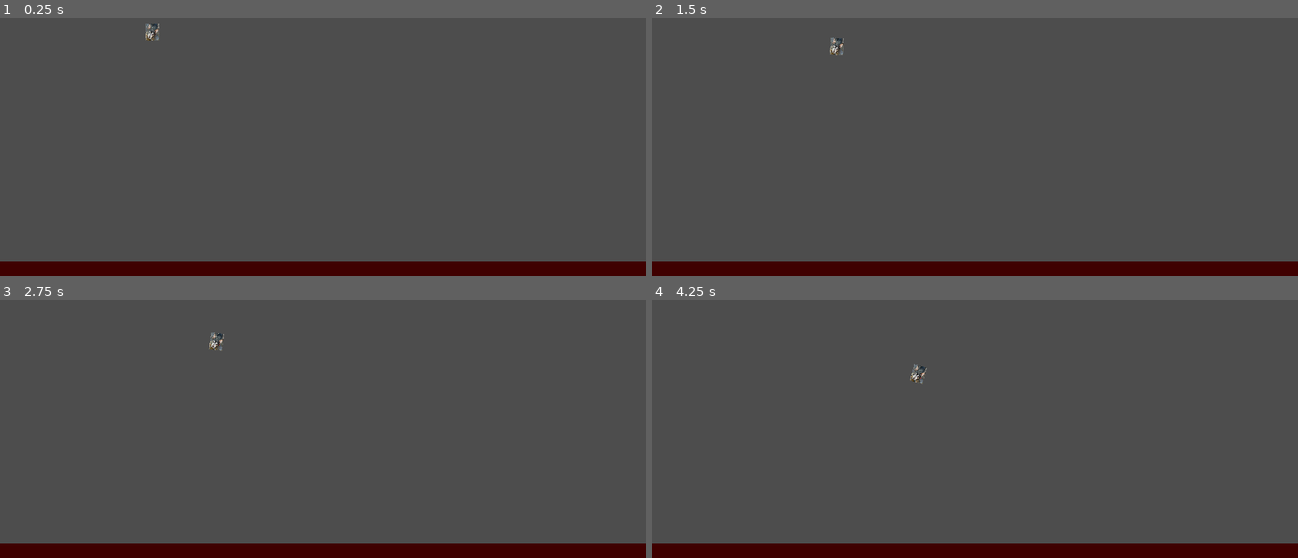
Above: before the commit, frames 1-4 (two rows, left to right).
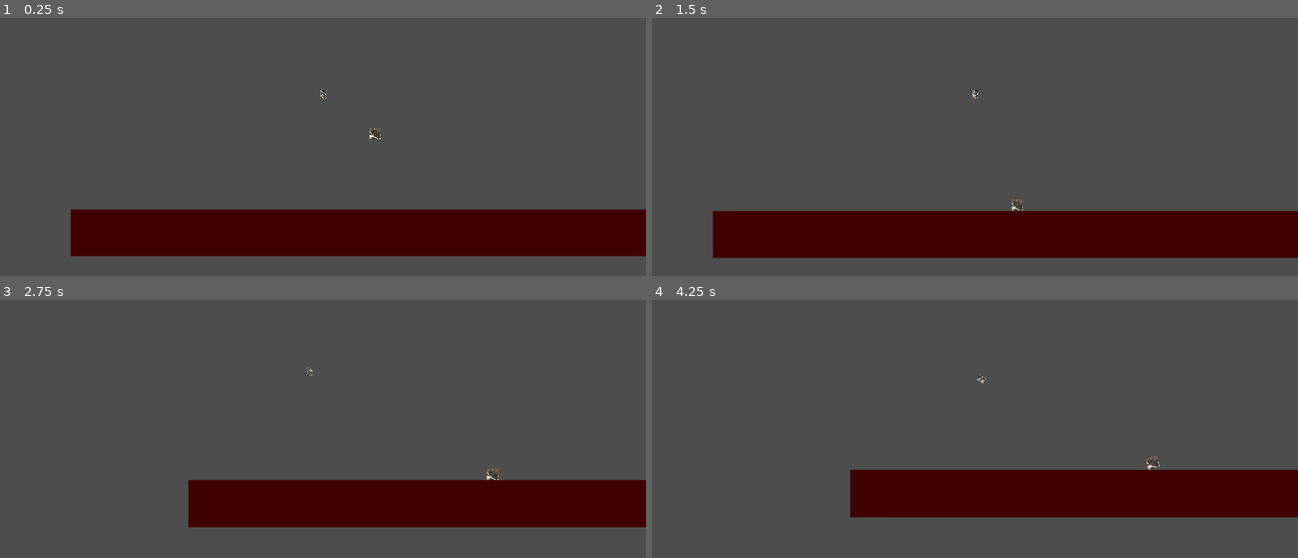
Above: after the commit, the same moments.

Repository: travisbstop/HammerGamePrototype
Game: Godot game, scene res://game.tscn
The game is run twice, just before and just after one commit, with the same random seed, the same clock (stepped at 60 frames per second) and the same inputs.
Inputs (mouse positions are in pixels of both pictures, inside the frame that each line leads up to):
- Up to frame 1 (0.25 s): no input
- Up to frame 2 (1.5 s): move the mouse to (1117, 77) at 0.52 s; press the mouse at (1117, 77) at 0.53 s; right-click (1117, 77) at 0.8 s; move the mouse to (845, 113) at 1.27 s; release the mouse at (845, 113) at 1.28 s; right-click (845, 113) at 1.35 s
- Up to frame 3 (2.75 s): click (193, 395) at 1.55 s; move the mouse to (outside the picture) at 2.02 s; press the mouse at (outside the picture) at 2.03 s; right-click (outside the picture) at 2.3 s
- Up to frame 4 (4.25 s): move the mouse to (942, 449) at 2.77 s; release the mouse at (942, 449) at 2.78 s; right-click (942, 449) at 2.85 s; click (942, 449) at 3.05 s; move the mouse to (1168, 431) at 3.52 s; press the mouse at (1168, 431) at 3.53 s; right-click (1168, 431) at 3.8 s

The runs differ from the first frame. In frame 1, 22% of the frame differs, in the area x 0-100%, y 2-100%; in frame 2, 23%, in the area x 0-100%, y 7-100%; in frame 3, 19%; in frame 4, 19%.

Commit message:
Add camera to player. Use dependency injection to get Node2D get_global_mouse_position function within state management logic so we can get mouse position relative to camera

Diff:
--- a/game.tscn
+++ b/game.tscn
@@ -1,8 +1,9 @@
-[gd_scene load_steps=9 format=3 uid="uid://5rpomhcwusmx"]
+[gd_scene load_steps=10 format=3 uid="uid://5rpomhcwusmx"]
 
-[ext_resource type="Script" path="res://game.gd" id="1_jitfg"]
+[ext_resource type="Script" uid="uid://d1y12i00ww5d6" path="res://game.gd" id="1_jitfg"]
 [ext_resource type="PackedScene" uid="uid://bbuc6y50sc3g4" path="res://ground.tscn" id="3_ugxh8"]
 [ext_resource type="PackedScene" uid="uid://dc2gvp4qew83j" path="res://player/player.tscn" id="4_yy66r"]
+[ext_resource type="PackedScene" uid="uid://bciwoladkajew" path="res://simple_enemy/simple_enemy.tscn" id="5_0oxfx"]
 [ext_resource type="PackedScene" uid="uid://ddfi4k5ltfjpy" path="res://hammer/hammer.tscn" id="5_0vqd2"]
 
 [sub_resource type="CircleShape2D" id="CircleShape2D_g3k4y"]
@@ -62,3 +63,6 @@
 
 [node name="CollisionShape2D" type="CollisionShape2D" parent="RightWorldBoundary"]
 shape = SubResource("WorldBoundaryShape2D_u38kk")
+
+[node name="SimpleEnemy" parent="." instance=ExtResource("5_0oxfx")]
+position = Vector2(723, 528)
--- a/hammer/hammer.gd
+++ b/hammer/hammer.gd
@@ -1,5 +1,5 @@
 class_name TelekeneticObject
-extends Node
+extends Node2D
 
 @onready
 var state_machine = $TelekeneticObjectStateMachine
@@ -11,7 +11,7 @@
 var cursor_pinjoint_2d: PinJoint2D
 
 func _ready() -> void:
-	state_machine.init(self, cursor_animatable_body_2d, cursor_pinjoint_2d)
+	state_machine.init(self, cursor_animatable_body_2d, cursor_pinjoint_2d, get_global_mouse_position)
 
 func _unhandled_input(event: InputEvent) -> void:
 	state_machine.process_input(event)
--- a/hammer/hammer_states/grabbing.gd
+++ b/hammer/hammer_states/grabbing.gd
@@ -7,7 +7,7 @@
 
 func enter() -> void:
 	parent.constant_force = Vector2.ZERO
-	mouse_position = get_viewport().get_mouse_position()
+	mouse_position = get_global_mouse_position.call()
 	cursor_animatable_body_2d.position = mouse_position
 
 func exit() -> void:
@@ -17,7 +17,7 @@
 Connect the telekenetic object to the pinjoint that is always positioned at the players cursor so that it is being "grabbed"
 '''
 func process_physics(delta) -> TelekeneticObjectState:
-	mouse_position = get_viewport().get_mouse_position()
+	mouse_position = get_global_mouse_position.call()
 	cursor_pinjoint_2d.node_b = parent.get_path()
 	if Input.is_action_pressed('click'):
 		cursor_animatable_body_2d.position = mouse_position
--- a/hammer/hammer_states/pulling.gd
+++ b/hammer/hammer_states/pulling.gd
@@ -14,7 +14,7 @@
 '''
 func process_physics(delta):
 	if Input.is_action_pressed('click'):
-		mouse_position = get_viewport().get_mouse_position()
+		mouse_position = get_global_mouse_position.call()
 		var direction = parent.position.direction_to(mouse_position)
 		var distance = parent.position.distance_to(mouse_position)
 		parent.constant_force = direction * 1000000 * delta
--- a/player/player.gd
+++ b/player/player.gd
@@ -5,7 +5,7 @@
 var state_machine = $TelekeneticCharacterStateMachine
 
 func _ready() -> void:
-	state_machine.init(self)
+	state_machine.init(self, get_global_mouse_position)
 
 func _unhandled_input(event: InputEvent) -> void:
 	state_machine.process_input(event)
--- a/player/player.tscn
+++ b/player/player.tscn
@@ -34,3 +34,8 @@
 [node name="Pulling" type="Node" parent="TelekeneticCharacterStateMachine" node_paths=PackedStringArray("idle_state")]
 script = ExtResource("5_tghsy")
 idle_state = NodePath("../Idle")
+
+[node name="Camera2D" type="Camera2D" parent="."]
+zoom = Vector2(0.5, 0.5)
+position_smoothing_enabled = true
+position_smoothing_speed = 2.5
--- a/player/player_states/pulling.gd
+++ b/player/player_states/pulling.gd
@@ -7,7 +7,7 @@
 
 func process_physics(delta):
 	if Input.is_action_pressed('right_click'):
-		mouse_position = get_viewport().get_mouse_position()
+		mouse_position = get_global_mouse_position.call()
 		var direction = parent.position.direction_to(mouse_position)
 		var distance = parent.position.distance_to(mouse_position)
 		parent.constant_force = direction * 1000000/2 * delta
--- a/project.godot
+++ b/project.godot
@@ -12,7 +12,7 @@
 
 config/name="Hammer Game Prototype"
 run/main_scene="res://game.tscn"
-config/features=PackedStringArray("4.3", "Forward Plus")
+config/features=PackedStringArray("4.5", "Forward Plus")
 config/icon="res://icon.svg"
 
 [display]
--- /dev/null
+++ b/simple_enemy/simple_enemy.gd
@@ -0,0 +1,11 @@
+extends Node
+
+
+# Called when the node enters the scene tree for the first time.
+func _ready() -> void:
+	pass # Replace with function body.
+
+
+# Called every frame. 'delta' is the elapsed time since the previous frame.
+func _process(delta: float) -> void:
+	pass
--- /dev/null
+++ b/simple_enemy/simple_enemy.tscn
@@ -0,0 +1,18 @@
+[gd_scene load_steps=3 format=3 uid="uid://bciwoladkajew"]
+
+[ext_resource type="Texture2D" uid="uid://btcohqey5ysk8" path="res://assets/Alan.png" id="1_x1x6l"]
+
+[sub_resource type="RectangleShape2D" id="RectangleShape2D_prm5s"]
+size = Vector2(70.5, 67.5)
+
+[node name="SimpleEnemy" type="RigidBody2D"]
+position = Vector2(-37, -29)
+
+[node name="Sprite2D" type="Sprite2D" parent="."]
+position = Vector2(38.25, 28.5)
+scale = Vector2(0.479592, 0.540323)
+texture = ExtResource("1_x1x6l")
+
+[node name="CollisionShape2D" type="CollisionShape2D" parent="."]
+position = Vector2(38.25, 28.75)
+shape = SubResource("RectangleShape2D_prm5s")
--- a/telekenetic_character_state_machine/telekenetic_character_state.gd
+++ b/telekenetic_character_state_machine/telekenetic_character_state.gd
@@ -2,6 +2,7 @@
 extends Node
 
 var parent: TelekeneticCharacter
+var get_global_mouse_position: Callable
 
 func enter() -> void:
 	pass
--- a/telekenetic_character_state_machine/telekenetic_character_state_machine.gd
+++ b/telekenetic_character_state_machine/telekenetic_character_state_machine.gd
@@ -5,9 +5,10 @@
 
 var current_state: TelekeneticCharacterState
 
-func init(parent: TelekeneticCharacter) -> void:
+func init(parent: TelekeneticCharacter, get_global_mouse_position: Callable) -> void:
 	for child in get_children():
 		child.parent = parent
+		child.get_global_mouse_position = get_global_mouse_position
 	change_state(starting_state)
 
 
--- a/telekenetic_object_state_machine/telekenetic_object_state.gd
+++ b/telekenetic_object_state_machine/telekenetic_object_state.gd
@@ -4,6 +4,7 @@
 var parent: TelekeneticObject
 var cursor_animatable_body_2d: AnimatableBody2D
 var cursor_pinjoint_2d: PinJoint2D
+var get_global_mouse_position: Callable
 
 func enter() -> void:
 	pass
--- a/telekenetic_object_state_machine/telekenetic_object_state_machine.gd
+++ b/telekenetic_object_state_machine/telekenetic_object_state_machine.gd
@@ -5,11 +5,12 @@
 
 var current_state: TelekeneticObjectState
 
-func init(parent: TelekeneticObject, cursor_animatable_body_2d: AnimatableBody2D, cursor_pinjoint_2d: PinJoint2D) -> void:
+func init(parent: TelekeneticObject, cursor_animatable_body_2d: AnimatableBody2D, cursor_pinjoint_2d: PinJoint2D, get_global_mouse_position: Callable) -> void:
 	for child in get_children():
 		child.parent = parent
 		child.cursor_animatable_body_2d = cursor_animatable_body_2d
 		child.cursor_pinjoint_2d = cursor_pinjoint_2d
+		child.get_global_mouse_position = get_global_mouse_position
 	change_state(starting_state)
 
 
Binary file added: assets/Alan.png
Not shown, added: assets/Alan.png.import
Not shown, added: game.gd.uid
Not shown, added: hammer/hammer.gd.uid
Not shown: 1 places in hammer/hammer.tscn that only renumber resources
Not shown, added: hammer/hammer_states/grabbing.gd.uid
Not shown, added: hammer/hammer_states/idle.gd.uid
Not shown, added: hammer/hammer_states/pulling.gd.uid
Not shown, added: player/player.gd.uid
Not shown: 1 places in player/player.tscn that only renumber resources
Not shown, added: player/player_states/idle.gd.uid
Not shown, added: player/player_states/pulling.gd.uid
(and 5 more such lines)
